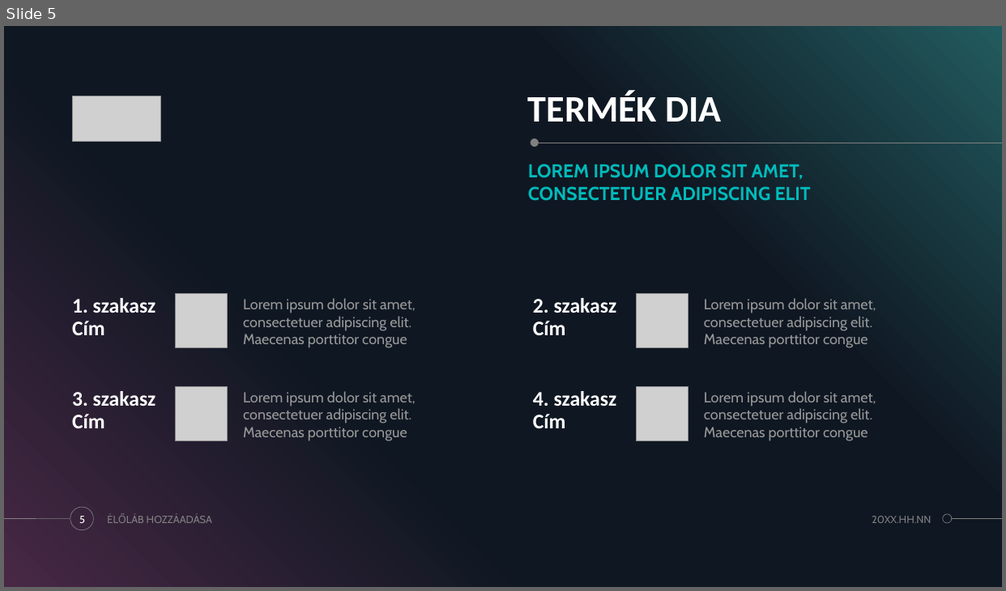
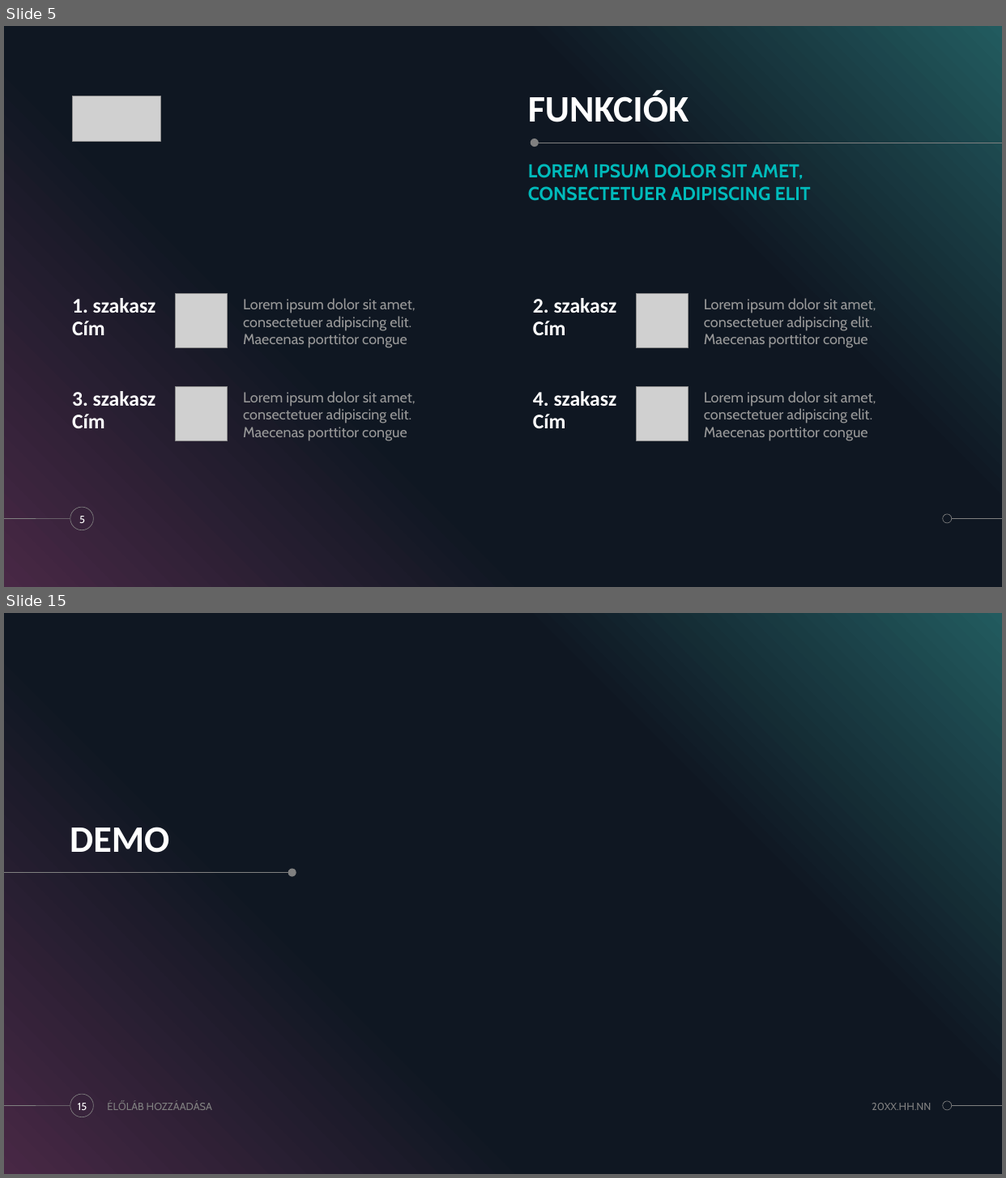
Before and after one commit to MonostoriMark/13_S1_2_vizsgaremek, a slide deck: HOTELFLOW.pptx. Shown one above the other, each under a label of ours: slide 5 before the commit, slides 5 and 15 after it; the slides between them are not shown. The pictures are 1006x591 and 1006x1178 pixels, drawn with LibreOffice and Linux fonts; fonts in the diff are those of the drawing; grey boxes stand for pictures. Boxes give left, top, right and bottom in pixels: in the first picture for what was removed or moved away, otherwise in the second. Text is boxed around its words. In the diff, an @@ line names an element or a change of style, - is before the commit and + after.

```diff
--- a/HOTELFLOW.pptx
+++ b/HOTELFLOW.pptx
@@ slide 15 added at (4,613,1002,1174), background #000000; not listed: 5 template elements that a slide beside it also shows @@
@@ title added at (70,827,169,853), 36 pt, text #FFFFFF, bold @@
+DEMO
@@ line added from (4, 873) to (293, 873), #808080 0.5 pt @@
@@ ellipse added at (288,868,296,876), fill #808080 @@
@@ page number added at (78,1103,87,1110), 10 pt, text #FFFFFF @@
+15
@@ text added at (147,1103,212,1110), 10 pt, text #808080 @@
+ÉLŐLÁB HOZZÁADÁSA
@@ text added at (872,1103,931,1110), 10 pt, text #808080 @@
+20XX.HH.NN
@@ slide 5 changed as well @@
@@ title at (528,91,688,122): text changed @@
-TERMÉK DIA
+FUNKCIÓK
@@ text removed at (147,516,212,523) @@
-ÉLŐLÁB HOZZÁADÁSA
@@ text removed at (872,516,931,523) @@
-20XX.HH.NN
```
Also in this commit, not shown: 9 other slides changed, 4 other slides added, 14 slides removed.
